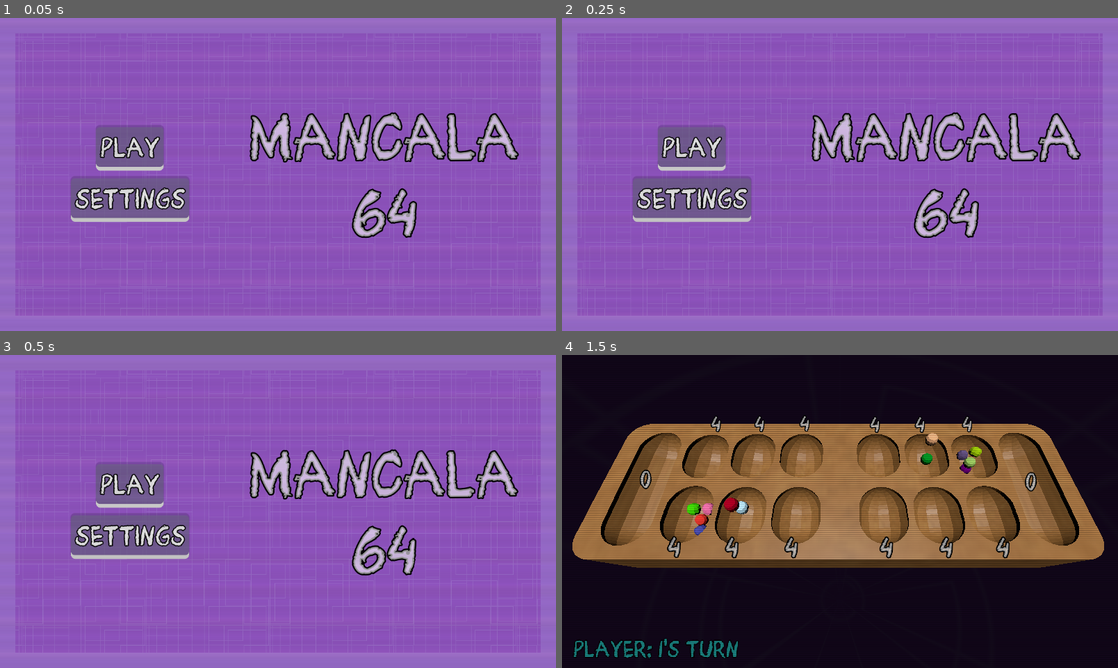
Above: before the commit, frames 1-4 (two rows, left to right).
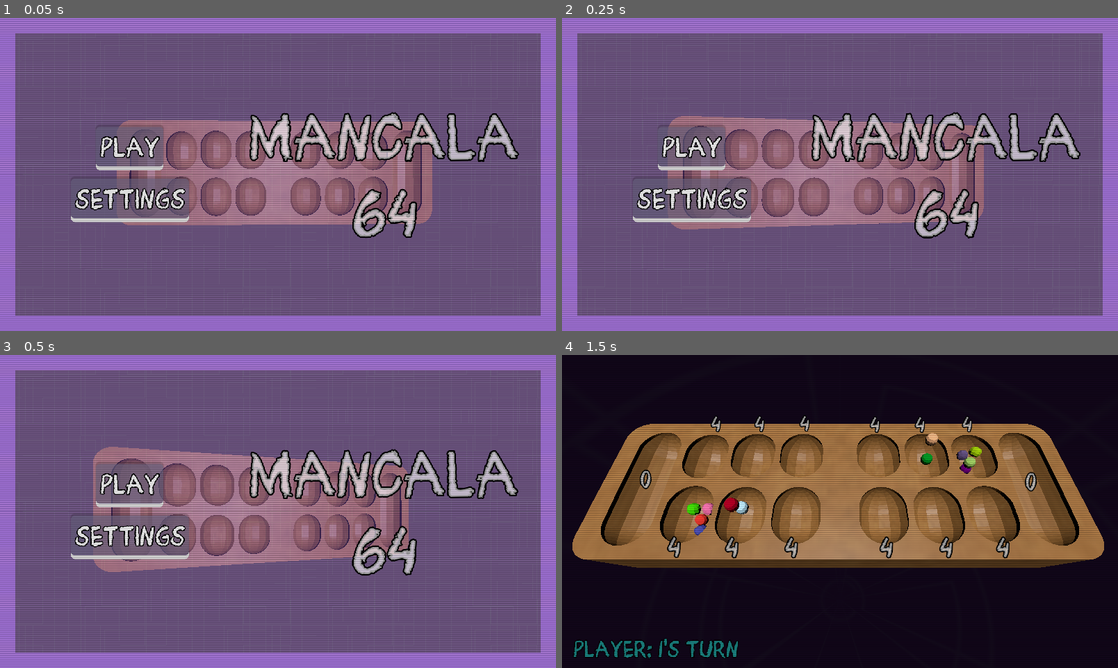
Above: after the commit, the same moments.

Repository: sym-z/3d-mancala
Game: Godot game, scene res://scenes/main_menu.tscn
Two runs of this game, one before a commit and one after it. Both use one fixed random seed, a clock stepped at 60 frames per second and the inputs below.
Inputs:
- Up to frame 1 (0.05 s): no input
- Up to frame 2 (0.25 s): no input
- Up to frame 3 (0.5 s): no input
- Up to frame 4 (1.5 s): click "PLAY" at 0.5 s; hold Right (ui_right) from 1.28 s (still down); hold S (slam) from 1.28 s (still down)

The runs differ from the first frame. In frame 1, 83% of the frame differs, in the area x 0-100%, y 0-96%; in frame 2, 83%, in the area x 0-100%, y 0-100%; in frame 3, 83%; in frame 4, nothing differs.

Commit message:
audio import, model in main menu

Diff:
--- a/src/scenes/main_menu.tscn
+++ b/src/scenes/main_menu.tscn
@@ -6,6 +6,8 @@
 [ext_resource type="Texture2D" uid="uid://dwqfgfg5bi2w7" path="res://assets/sprites/tiling_bg.png" id="2_rtw2f"]
 [ext_resource type="Theme" uid="uid://cuagsrjijxb16" path="res://mm_buttons.tres" id="2_wu84c"]
 [ext_resource type="FontFile" uid="uid://c4cxtyqn866dk" path="res://CrayonLibre-BLVel.otf" id="3_8ln24"]
+[ext_resource type="ArrayMesh" uid="uid://dju5dgc06615w" path="res://assets/blends/new_board_clean_Cube_001.tres" id="7_oa1go"]
+[ext_resource type="Script" uid="uid://dc3i58jn05i6h" path="res://scripts/spinny_model.gd" id="8_tbmy8"]
 
 [sub_resource type="ShaderMaterial" id="ShaderMaterial_tbmy8"]
 shader = ExtResource("1_8ln24")
@@ -42,6 +44,7 @@
 play_btn = NodePath("MarginContainer/VBoxContainer/Play")
 
 [node name="TextureRect" type="TextureRect" parent="." unique_id=1088503036]
+modulate = Color(1, 1, 1, 0.39215687)
 material = SubResource("ShaderMaterial_tbmy8")
 layout_mode = 1
 anchors_preset = 15
@@ -124,3 +127,13 @@
 grow_vertical = 2
 mouse_filter = 2
 theme_override_styles/panel = SubResource("StyleBoxFlat_8ln24")
+
+[node name="MeshInstance3D" type="MeshInstance3D" parent="." unique_id=1888899162]
+mesh = ExtResource("7_oa1go")
+script = ExtResource("8_tbmy8")
+
+[node name="DirectionalLight3D" type="DirectionalLight3D" parent="MeshInstance3D" unique_id=826986611]
+transform = Transform3D(1, 0, 0, 0, 1, 0, 0, 0, 1, 0, 0, 4.40843)
+
+[node name="Camera3D" type="Camera3D" parent="." unique_id=190764683]
+transform = Transform3D(1, 0, 0, 0, 1, 0, 0, 0, 1, 0, -0.07167387, 13.897829)
--- /dev/null
+++ b/src/scripts/spinny_model.gd
@@ -0,0 +1,11 @@
+extends MeshInstance3D
+var speed : float = 0.5
+
+# Called when the node enters the scene tree for the first time.
+func _ready():
+	pass # Replace with function body.
+
+
+# Called every frame. 'delta' is the elapsed time since the previous frame.
+func _process(delta):
+	rotate(Vector3(0,1,0), speed*delta)
Not shown, added: src/assets/audio/capture_raw.mp3.import
Not shown, added: src/assets/audio/extra_turn_raw.mp3.import
Not shown, added: src/assets/audio/win_raw.mp3.import
Not shown, added: src/scripts/spinny_model.gd.uid
Not shown, added: src/assets/audio/capture_raw.mp3
Not shown, added: src/assets/audio/extra_turn_raw.mp3
Not shown, added: src/assets/audio/win_raw.mp3
